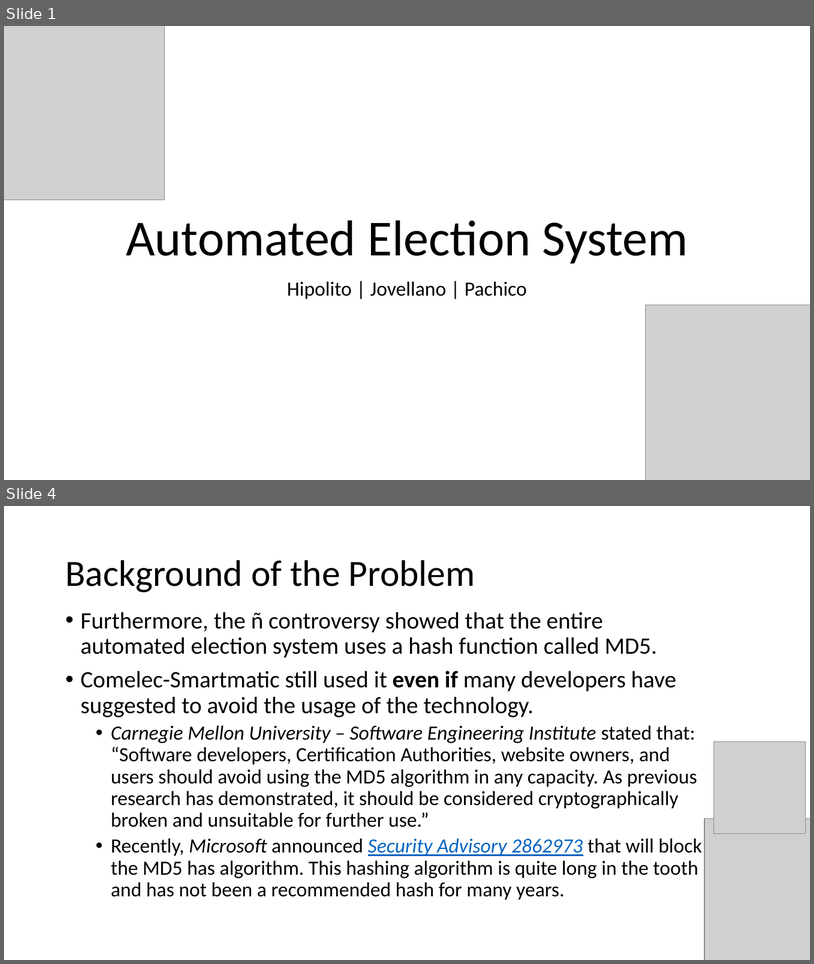
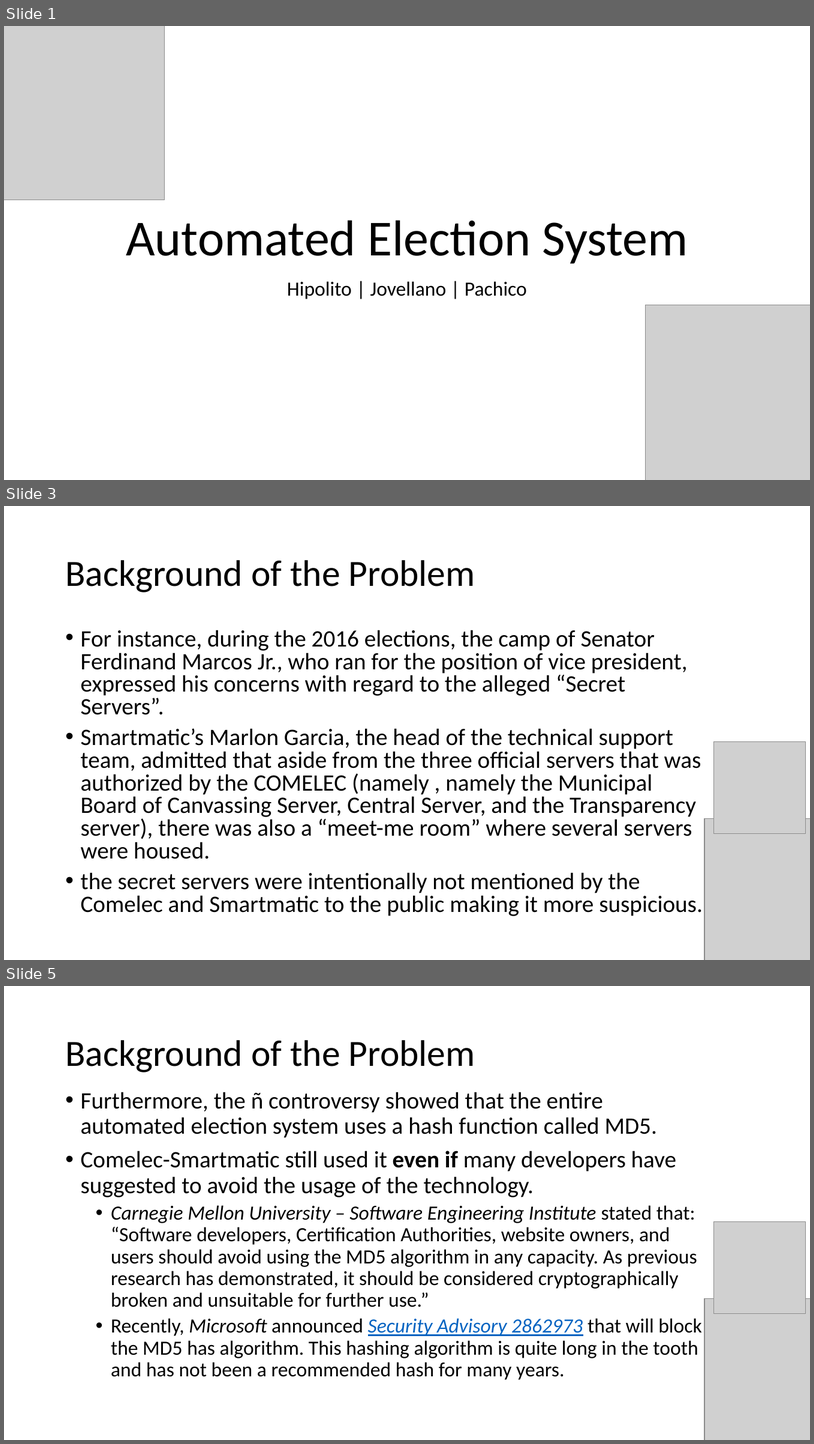
Before and after one commit to seans888/Project---Automate-Election, a slide deck: Documentation/Finals_Sysadd1.pptx. Shown one above the other, each under a label of ours: slides 1 and 4 before the commit, slides 1, 3 and 5 after it; the slides between them are not shown. The pictures are 814x964 and 814x1444 pixels, drawn with LibreOffice and Linux fonts; fonts in the diff are those of the drawing; grey boxes stand for pictures. Boxes give left, top, right and bottom in pixels: in the first picture for what was removed or moved away, otherwise in the second. Text is boxed around its words. In the diff, an @@ line names an element or a change of style, - is before the commit and + after.

```diff
--- a/Documentation/Finals_Sysadd1.pptx
+++ b/Documentation/Finals_Sysadd1.pptx
@@ slide 3 added at (4,506,810,960), background #FFFFFF @@
@@ title added at (65,560,476,592), 44 pt, text #000000 @@
+Background of the Problem
@@ text added at (81,630,703,916), 28 pt, text #000000 @@
+• For instance, during the 2016 elections, the camp of Senator Ferdinand Marcos Jr., who ran for the position of vice president, expressed his concerns with regard to the alleged “Secret Servers”.
+• Smartmatic’s Marlon Garcia, the head of the technical support team, admitted that aside from the three official servers that was authorized by the COMELEC (namely , namely the Municipal Board of Canvassing Server, Central Server, and the Transparency server), there was also a “meet-me room” where several servers were housed.
+• the secret servers were intentionally not mentioned by the Comelec and Smartmatic to the public making it more suspicious.
@@ picture added at (714,742,806,834) @@
@@ picture added at (705,819,810,960) @@
@@ what was slide 4 is now slide 5 @@
```
Also in this commit, not shown: 2 slides changed, 1 other slide added, 1 other file.
